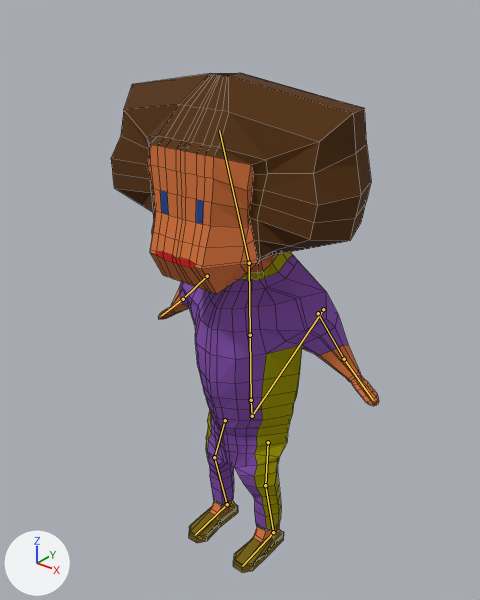
Renders of the Blender file PrototypeLogicGame/Assets/Sprites/3D_Blender/Hero(small).blend from each side of a commit.
Camera for both pictures: a camera (50 mm lens) standing at (4.53, -5.81, 6.87) and looking at (-0.18, 0.08, 3.22). Arrows for +X, +Y and +Z are at lower left; the lights stay in place. The bones that bend it are drawn over the model as lines. Mesh edges are drawn as thin lines.

Names of what the first picture shows: 'Hero'.
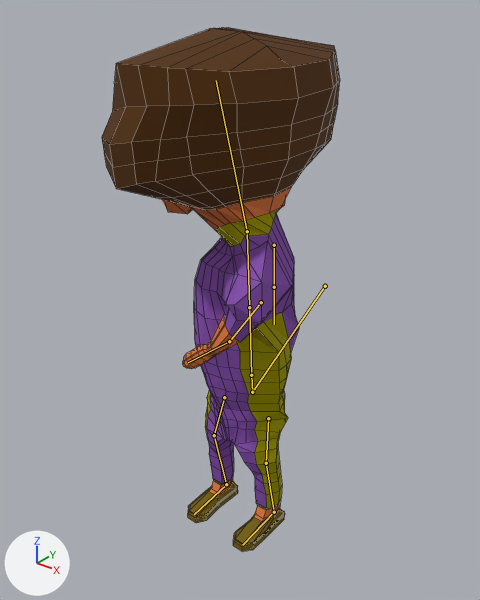
The newer file adds an action. The first version stands in its rest pose; the second is drawn at frame 30 of the action 'Turns around'.

Changed parts and their boxes (x1, y1, x2, y2) in the pictures (480 x 600 px):
```json
{"object": "Hero", "change": "posed", "before": [111, 73, 379, 573], "after": [102, 27, 340, 552], "on screen": "11% narrower"}
{"bone": "Main", "before": "(323, 309) to (252, 416)", "after": "(325, 286) to (252, 392)"}
{"bone": "Lower body", "before": "(251, 400) to (250, 335)", "after": "(251, 375) to (249, 307)"}
{"bone": "Upper body", "before": "(250, 335) to (249, 263)", "after": "(249, 307) to (247, 231)"}
{"bone": "Shoulder_L", "before": "(318, 313) to (344, 359)", "after": "(261, 302) to (229, 341)"}
{"bone": "Forearm_L", "before": "(344, 359) to (373, 400)", "after": "(229, 341) to (188, 362)"}
{"bone": "Shoulder_R", "before": "(207, 276) to (183, 299)", "after": "(274, 245) to (274, 287)"}
{"bone": "Forearm_R", "before": "(183, 299) to (161, 315)", "after": "(274, 287) to (274, 324)"}
{"bone": "Head", "before": "(249, 263) to (219, 130)", "after": "(247, 231) to (216, 80)"}
```

The change, as JSON lines over the scene's bpy script:
```json
{"block": "bone_main", "where": "bone_main = bpy.data.objects['Арматура'].pose.bones['Main']"}
{"op": "set", "path": "bone_main.location", "old": "(0.0, 0.0, 0.0)", "new": "(0.0, -0.1, -0.181)"}
{"block": "bone_lower_body", "where": "bone_lower_body = bpy.data.objects['Арматура'].pose.bones['Lower body']  # child of 'Very Lower Body'"}
{"op": "set", "path": "bone_lower_body.rotation_quaternion", "old": "(1.0, 0.0, 0.0, 0.0)", "new": "(0.971, 0.0, -0.162, 0.006)", "note": "degrees (0, 0, 0) -> degrees (0, -19, 1)"}
{"block": "bone_upper_body", "where": "bone_upper_body = bpy.data.objects['Арматура'].pose.bones['Upper body']  # child of 'Lower body'"}
{"op": "set", "path": "bone_upper_body.rotation_quaternion", "old": "(1.0, 0.0, 0.0, 0.0)", "new": "(0.959, 0.0, -0.345, 0.012)", "note": "degrees (0, 0, 0) -> degrees (-1, -40, 2)"}
{"block": "bone_shoulder_l", "where": "bone_shoulder_l = bpy.data.objects['Арматура'].pose.bones['Shoulder_L']  # child of 'Upper body'"}
{"op": "set", "path": "bone_shoulder_l.rotation_quaternion", "old": "(1.0, 0.0, 0.0, 0.0)", "new": "(0.904, 0.265, -0.073, -0.328)", "note": "degrees (0, 0, 0) -> degrees (32, 2, -39)"}
{"block": "bone_forearm_l", "where": "bone_forearm_l = bpy.data.objects['Арматура'].pose.bones['Forearm_L']  # child of 'Shoulder_L'"}
{"op": "set", "path": "bone_forearm_l.rotation_quaternion", "old": "(1.0, 0.0, 0.0, 0.0)", "new": "(0.975, 0.212, -0.062, -0.029)", "note": "degrees (0, 0, 0) -> degrees (25, -6, -5)"}
{"block": "bone_shoulder_r", "where": "bone_shoulder_r = bpy.data.objects['Арматура'].pose.bones['Shoulder_R']  # child of 'Upper body'"}
{"op": "set", "path": "bone_shoulder_r.rotation_quaternion", "old": "(1.0, 0.0, 0.0, 0.0)", "new": "(0.935, -0.054, 0.031, 0.35)", "note": "degrees (0, 0, 0) -> degrees (-5, 5, 41)"}
{"block": "bone_forearm_r", "where": "bone_forearm_r = bpy.data.objects['Арматура'].pose.bones['Forearm_R']  # child of 'Shoulder_R'"}
{"op": "set", "path": "bone_forearm_r.rotation_quaternion", "old": "(1.0, 0.0, 0.0, 0.0)", "new": "(0.997, 0.021, -0.013, 0.074)", "note": "degrees (0, 0, 0) -> degrees (2, -2, 8)"}
{"block": "bone_head", "where": "bone_head = bpy.data.objects['Арматура'].pose.bones['Head']  # child of 'Upper body'"}
{"op": "set", "path": "bone_head.rotation_quaternion", "old": "(1.0, 0.0, 0.0, 0.0)", "new": "(0.985, 0.0, -0.334, 0.104)", "note": "degrees (0, 0, 0) -> degrees (-5, -37, 14)"}
```
